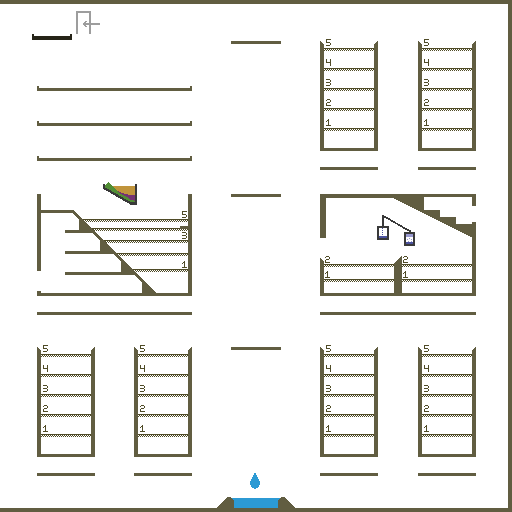
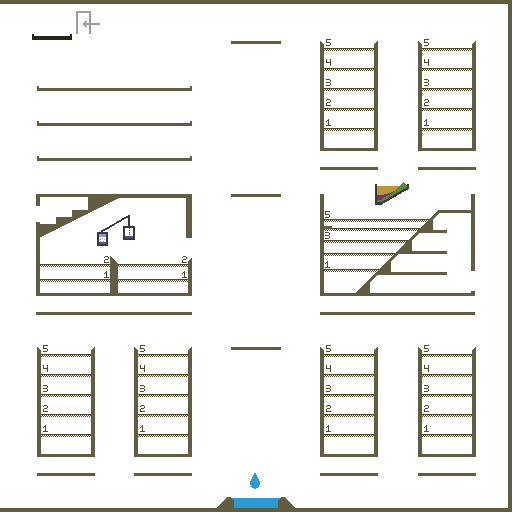
Layered file, before and after one edit (512×512). Changes by layer:
painted on "bg" over [36, 182, 476, 315]
